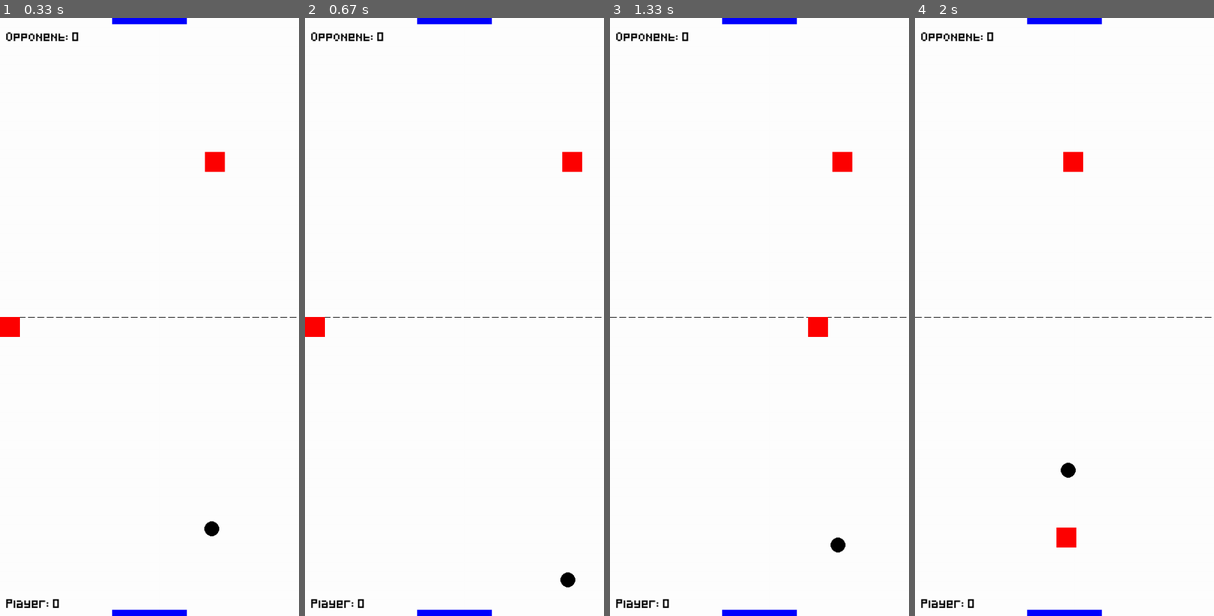
Above: before the commit, frames 1-4 (left to right).
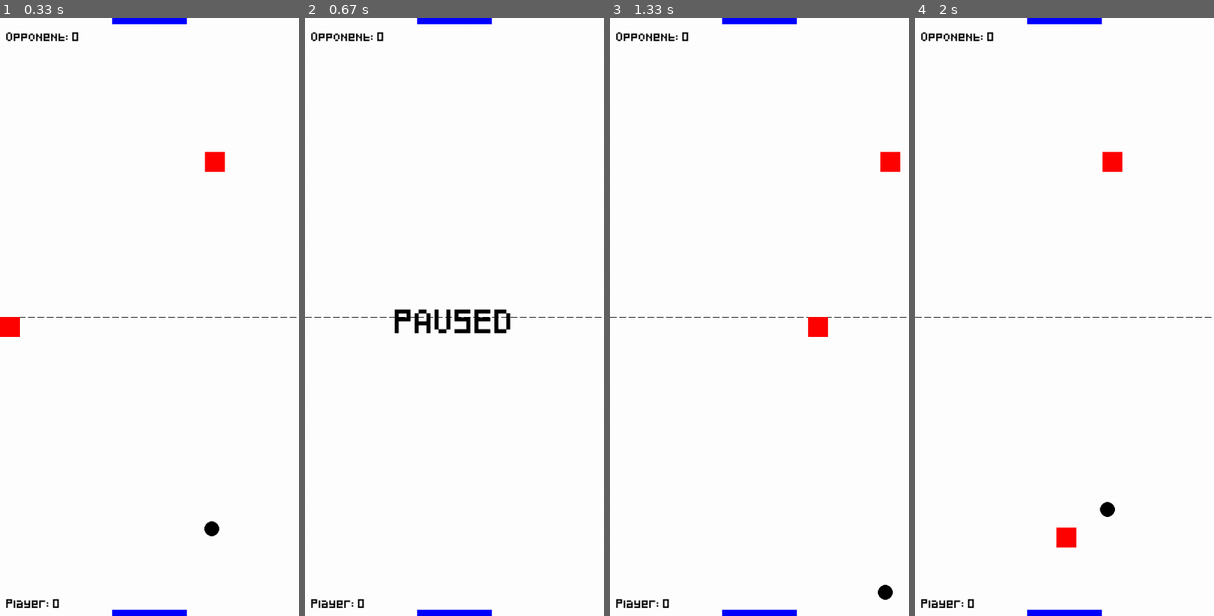
Above: after the commit, the same moments.

Repository: nintanuki/pygame-air-hockey
Game: pygame game, started from main.py
Two runs of this game, one before a commit and one after it. Both use one fixed random seed, a clock stepped at 60 frames per second and the inputs below.
Inputs (mouse positions are in pixels of both pictures, inside the frame that each line leads up to):
- Up to frame 1 (0.33 s): no input
- Up to frame 2 (0.67 s): tap Enter at 0.33 s
- Up to frame 3 (1.33 s): tap Enter at 0.67 s; press the mouse at (663, 203) at 1.03 s; move the mouse to (741, 263) at 1.13 s; release the mouse at (819, 322) at 1.27 s
- Up to frame 4 (2 s): press the mouse at (968, 203) at 1.37 s; move the mouse to (1007, 275) at 1.47 s; release the mouse at (1046, 346) at 1.6 s; press the mouse at (968, 203) at 1.7 s; move the mouse to (1016, 370) at 1.8 s; release the mouse at (1064, 538) at 1.93 s

Frame 1 is identical in both runs. In frame 2, 1.4% of the frame differs, in the area x 0-93%, y 22-96%; in frame 3, 0.7%; in frame 4, 0.7%.

Commit message:
Add pause function

Diff:
--- a/main.py
+++ b/main.py
@@ -11,6 +11,10 @@
         pygame.display.set_caption('Air Hockey')
         self.clock = pygame.time.Clock()
         self.audio = Audio()
+
+        # Game State
+        self.game_active = False
+        self.paused = False
 
         #Game Rectangles and Positions
         self.player = pygame.Rect(
@@ -188,6 +192,35 @@
             pygame.draw.line(self.screen, BLACK, (x, y), (x + segment_length, y))
             x += segment_length + gap_length
 
+    def pause(self):
+        """Pauses game when ENTER is pressed"""
+        self.paused = not self.paused
+
+        while self.paused:
+            for event in pygame.event.get():
+                if event.type == pygame.QUIT:
+                    pygame.quit()
+                    sys.exit()
+                if event.type == pygame.KEYDOWN:
+                    if event.key == pygame.K_RETURN:
+                        self.audio.channel_0.unpause()
+                        self.paused = False
+
+            # Display the paused screen
+            self.screen.fill(WHITE)
+            self.draw_dotted_line()
+            pygame.draw.rect(self.screen, BLUE, self.player_goal)
+            pygame.draw.rect(self.screen, BLUE, self.opponent_goal)
+            self.display_scores()
+
+            # Display "Paused" text
+            paused_text = self.countdown_font.render("PAUSED", True, BLACK)
+            text_rect = paused_text.get_rect(center=(SCREEN_WIDTH / 2, SCREEN_HEIGHT / 2))
+            self.screen.blit(paused_text, text_rect)
+
+            pygame.display.flip()
+            self.clock.tick(FRAMERATE)
+
     def run(self):
         """Main game loop."""
         while True:
@@ -201,6 +234,10 @@
                 if event.type == pygame.MOUSEBUTTONUP:
                     if event.button == 1:  # Left mouse button
                         self.is_spiking = False
+                if event.type == pygame.KEYDOWN:
+                    if event.key == pygame.K_RETURN:  # Press Enter to pause/unpause
+                        self.audio.channel_0.pause()
+                        self.pause()
                 if event.type == self.COUNTDOWN_EVENT and self.countdown > 0:
                     self.countdown -= 1
                     if self.countdown == 0:
